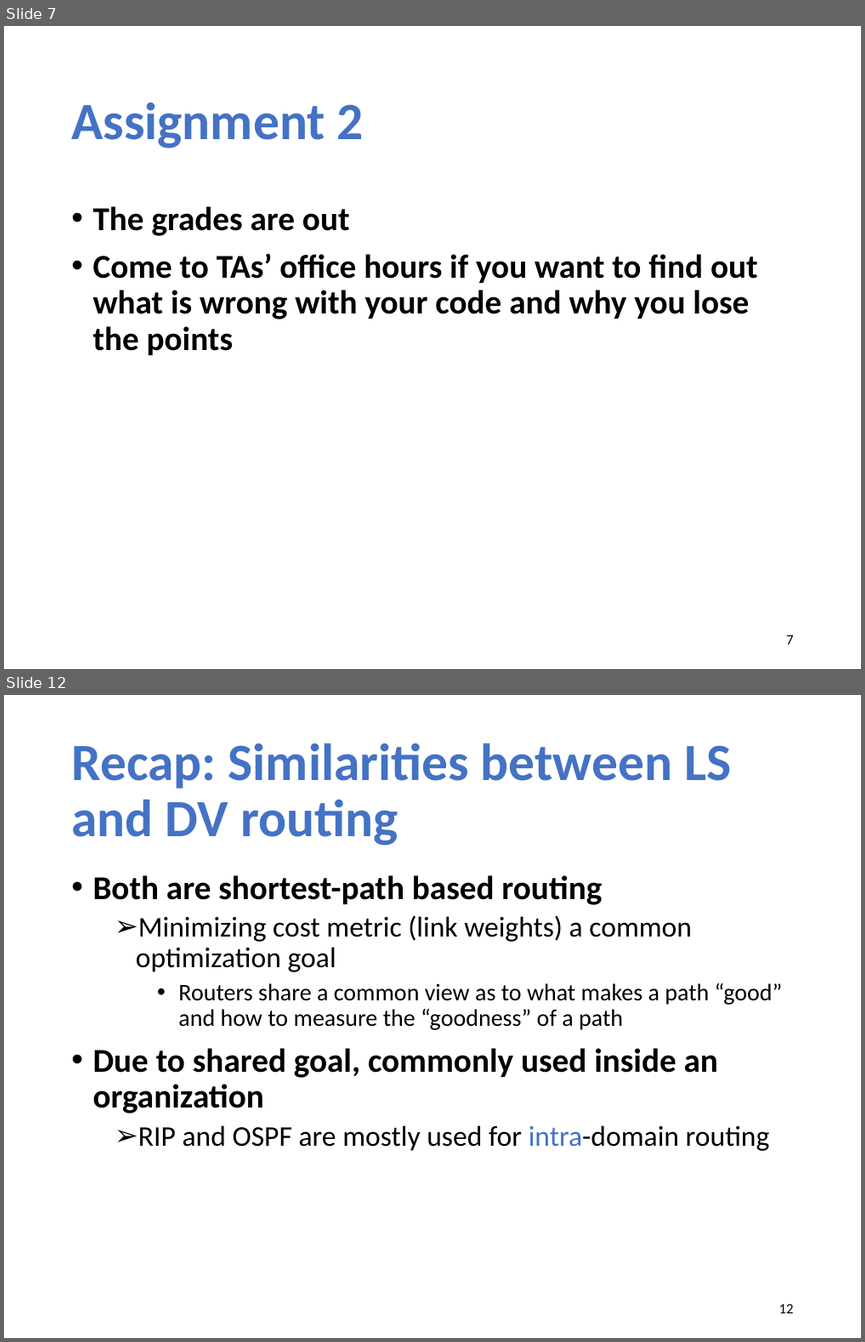
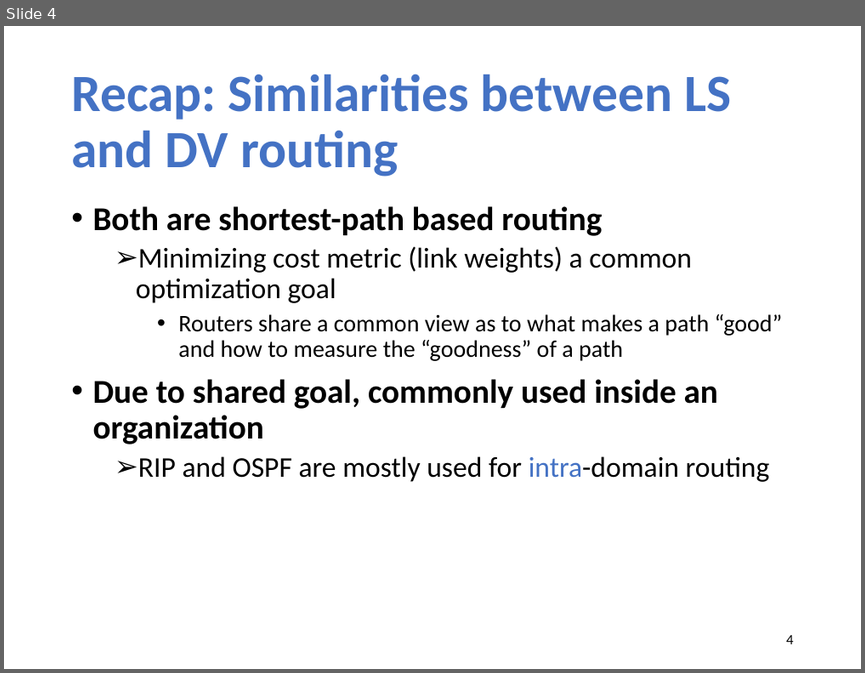
Before and after one commit to xinjin/course-net, a slide deck: slides/lec14_interdomain.pptx. Shown one above the other, each under a label of ours: slides 7 and 12 before the commit, slide 4 after it; the slides between them are not shown. The pictures are 865x1342 and 865x673 pixels, drawn with LibreOffice and Linux fonts; fonts in the diff are those of the drawing. Boxes give left, top, right and bottom in pixels: in the first picture for what was removed or moved away, otherwise in the second. Text is boxed around its words. In the diff, an @@ line names an element or a change of style, - is before the commit and + after.

```diff
--- a/slides/lec14_interdomain.pptx
+++ b/slides/lec14_interdomain.pptx
@@ slide 7 removed at (4,26,861,669), background #FFFFFF @@
@@ title removed at (71,102,364,148) @@
-Assignment 2
@@ text removed at (93,206,758,355) @@
-• The grades are out
-• Come to TAs’ office hours if you want to find out what is wrong with your code and why you lose the points
@@ page number removed at (786,635,793,644) @@
-7
@@ what was slide 12 is now slide 4 @@
@@ page number at (786,635,793,644): text changed @@
-12
+4
```
Also in this commit, not shown: 7 slides changed, 1 slide added, 8 other slides removed, 1 other file.
